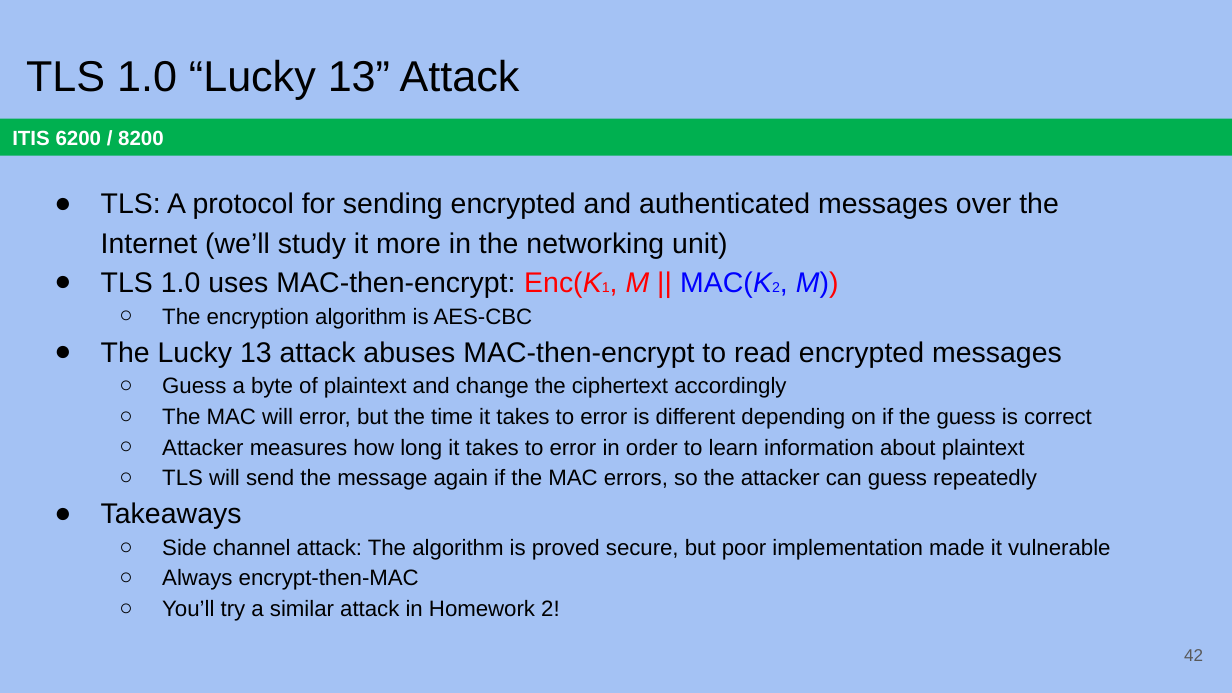
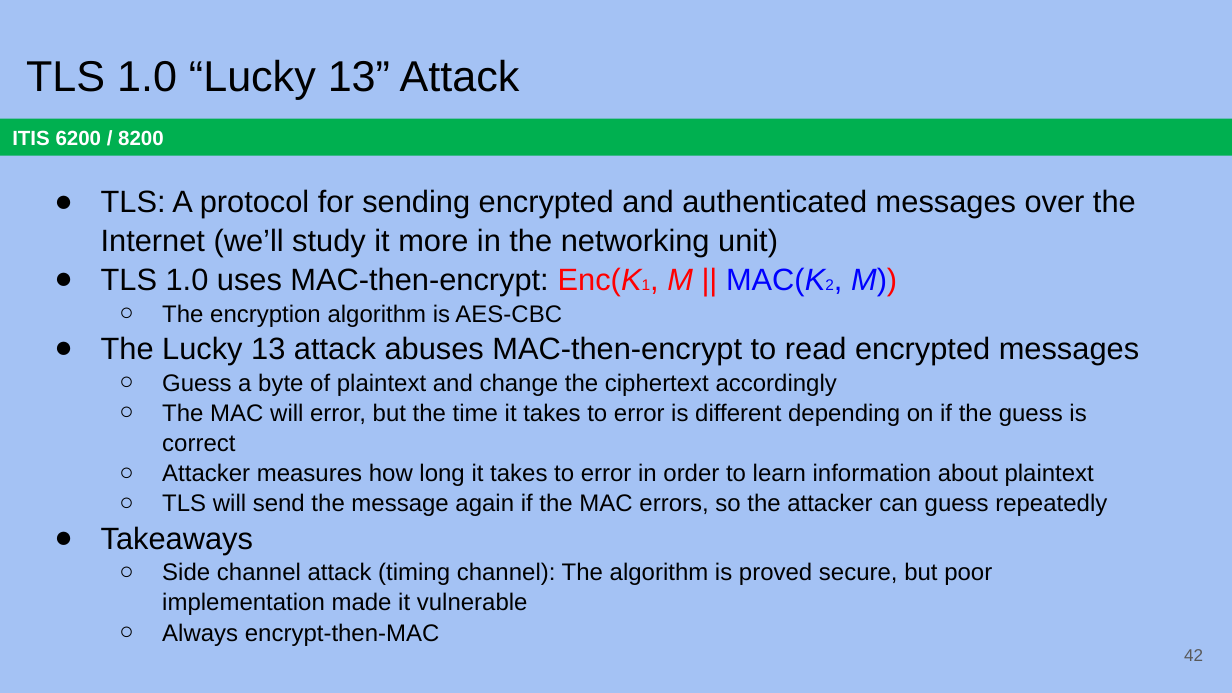
Before and after one commit to jx5c/github.io, a slide deck: slide 42 of teaching/ITIS6200/2023fa/lectures/lec04.pptx. Drawn at 1232x693 pixels with LibreOffice and Linux fonts; fonts in the diff are those of the drawing. Boxes give left, top, right and bottom in pixels: in the first picture for what was removed or moved away, otherwise in the second. Text is boxed around its words. In the diff, an @@ line names an element or a change of style, - is before the commit and + after.

```diff
--- a/teaching/ITIS6200/2023fa/lectures/lec04.pptx
+++ b/teaching/ITIS6200/2023fa/lectures/lec04.pptx
@@ text at <box>101,189,1139,646</box>: size 16.6 to 18 pt in "TLS: A protocol for sending encrypted and ...", "TLS 1.0 uses MAC-then-encrypt: Enc(K1, M || ...", "The Lucky 13 attack abuses MAC-then-encrypt to ...", "Takeaways"; size 8.3 to 9 pt in "Enc(K1, MAC(K2,"; size 12.9 to 14 pt in "The encryption algorithm is AES-CBC", "Guess a byte of plaintext and change ...", "The MAC will error, but the time ...", "Attacker measures how long it takes to ..." and 2 more places; line spacing 1.15 to 1.05 @@
@@ text at <box>162,562,992,615</box>: text changed; size 12.9 to 14 pt @@
-  ○ Side channel attack: The algorithm is proved secure, but poor implementation made it vulnerable
+  ○ Side channel attack (timing channel): The algorithm is proved secure, but poor implementation made it vulnerable
@@ text at <box>162,600,560,621</box>: paragraph removed @@
-  ○ You’ll try a similar attack in Homework 2!
```
Also in this commit, not shown: 3 other slides changed.
